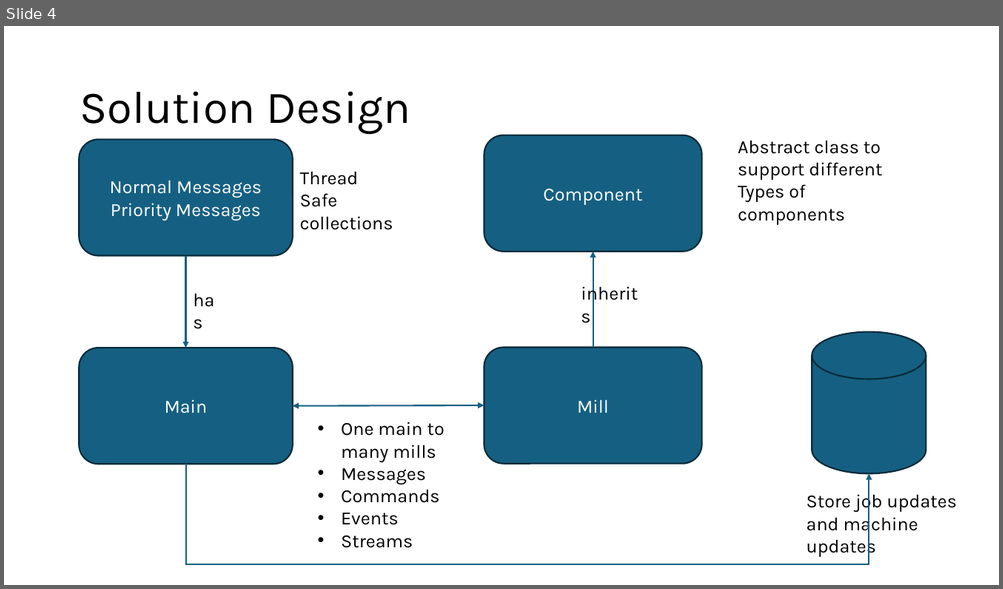
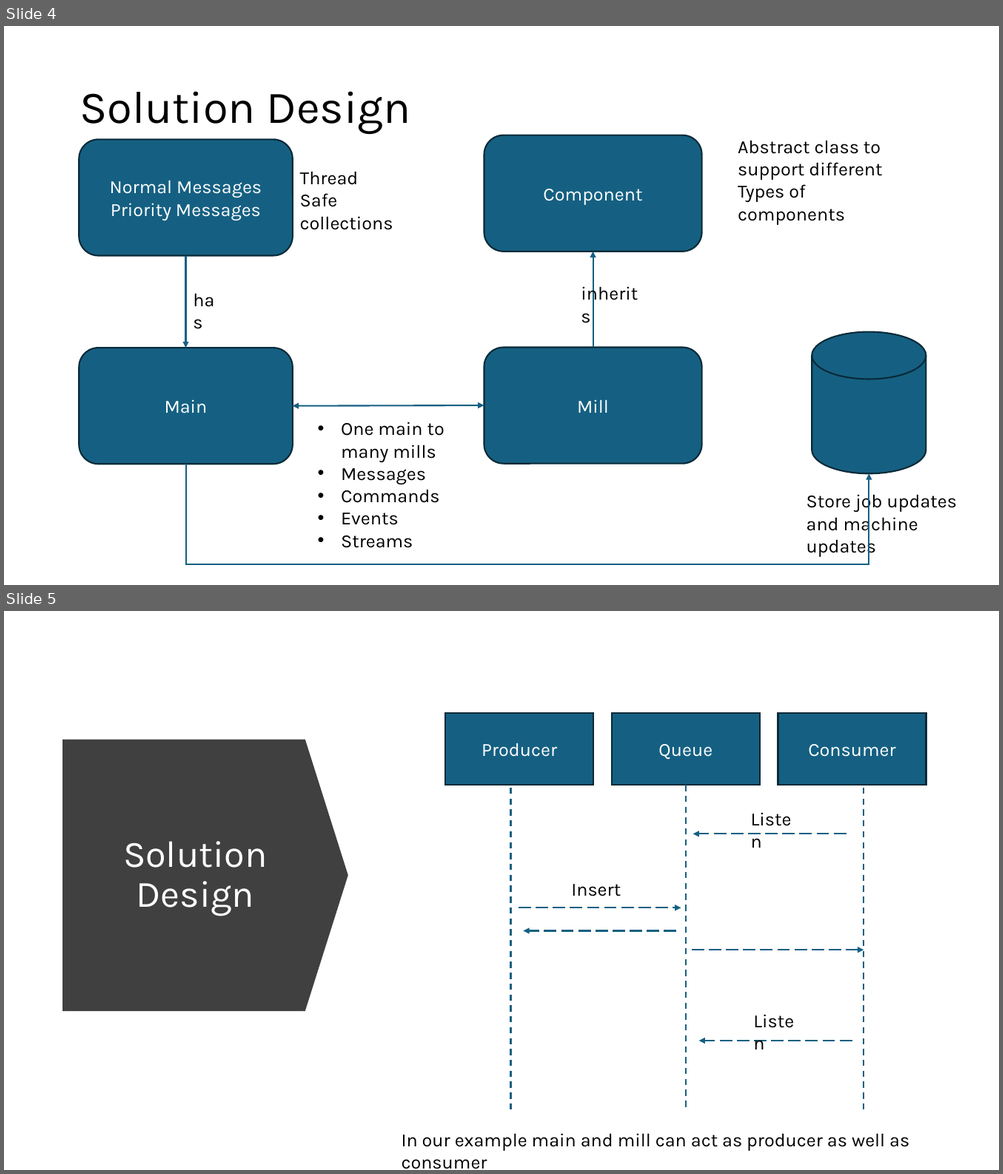
Before and after one commit to pankajkhara/advansys, a slide deck: docs/Assignment.pptx. Shown one above the other, each under a label of ours: slide 4 before the commit, slides 4 and 5 after it. The pictures are 1003x589 and 1003x1174 pixels, drawn with LibreOffice and Linux fonts; fonts in the diff are those of the drawing. Boxes give left, top, right and bottom in pixels: in the first picture for what was removed or moved away, otherwise in the second. Text is boxed around its words. In the diff, an @@ line names an element or a change of style, - is before the commit and + after.

```diff
--- a/docs/Assignment.pptx
+++ b/docs/Assignment.pptx
@@ slide 5 added at [4, 611, 999, 1170], background #FFFFFF @@
@@ rectangle added at [446, 713, 594, 786], fill #156082, outline #092A39 1.5 pt, 18 pt, text #FFFFFF @@
+Producer
@@ rectangle added at [612, 713, 759, 786], fill #156082, outline #092A39 1.5 pt, 18 pt, text #FFFFFF @@
+Queue
@@ rectangle added at [778, 713, 925, 786], fill #156082, outline #092A39 1.5 pt, 18 pt, text #FFFFFF @@
+Consumer
@@ down arrow added at [63, 739, 349, 1011], fill #404040 @@
@@ line added from (511, 788) to (511, 1115), #156082 1.5 pt dashed @@
@@ line added from (686, 785) to (686, 1112), #156082 1.5 pt dashed @@
@@ line added from (864, 788) to (864, 1115), #156082 1.5 pt dashed @@
@@ text added at [743, 804, 808, 834], 18 pt, text #000000 @@
+Listen
@@ title added at [123, 841, 267, 917], 36 pt, text #FFFFFF @@
+Solution Design
@@ arrow added from (846, 834) to (693, 834), #156082 1.5 pt dashed @@
@@ text added at [571, 884, 620, 897], 18 pt, text #000000 @@
+Insert
@@ arrow added from (518, 908) to (680, 908), #156082 1.5 pt dashed @@
@@ arrow added from (676, 931) to (523, 931), #156082 1.5 pt dashed @@
@@ arrow added from (692, 951) to (864, 951), #156082 1.5 pt dashed @@
@@ text added at [746, 1005, 811, 1036], 18 pt, text #000000 @@
+Listen
@@ arrow added from (852, 1041) to (699, 1041), #156082 1.5 pt dashed @@
@@ text added at [401, 1133, 909, 1151], 18 pt, text #000000 @@
+In our example main and mill can act as producer as well as consumer
```
Also in this commit, not shown: 1 slide changed.
